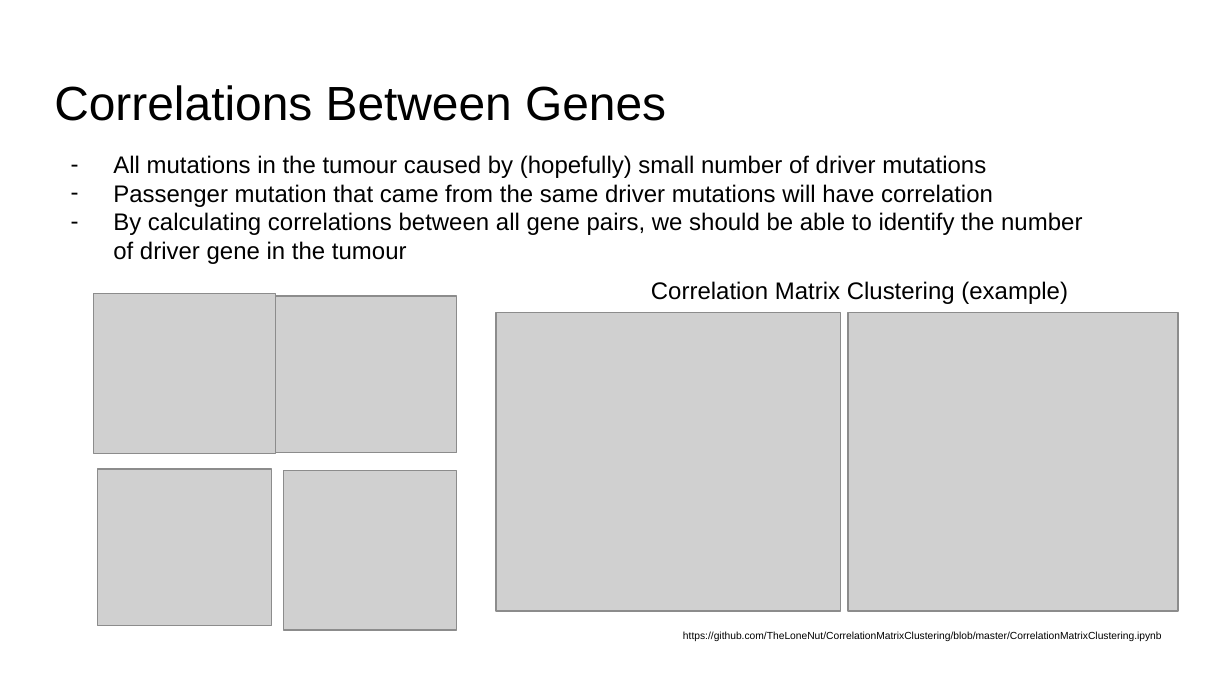
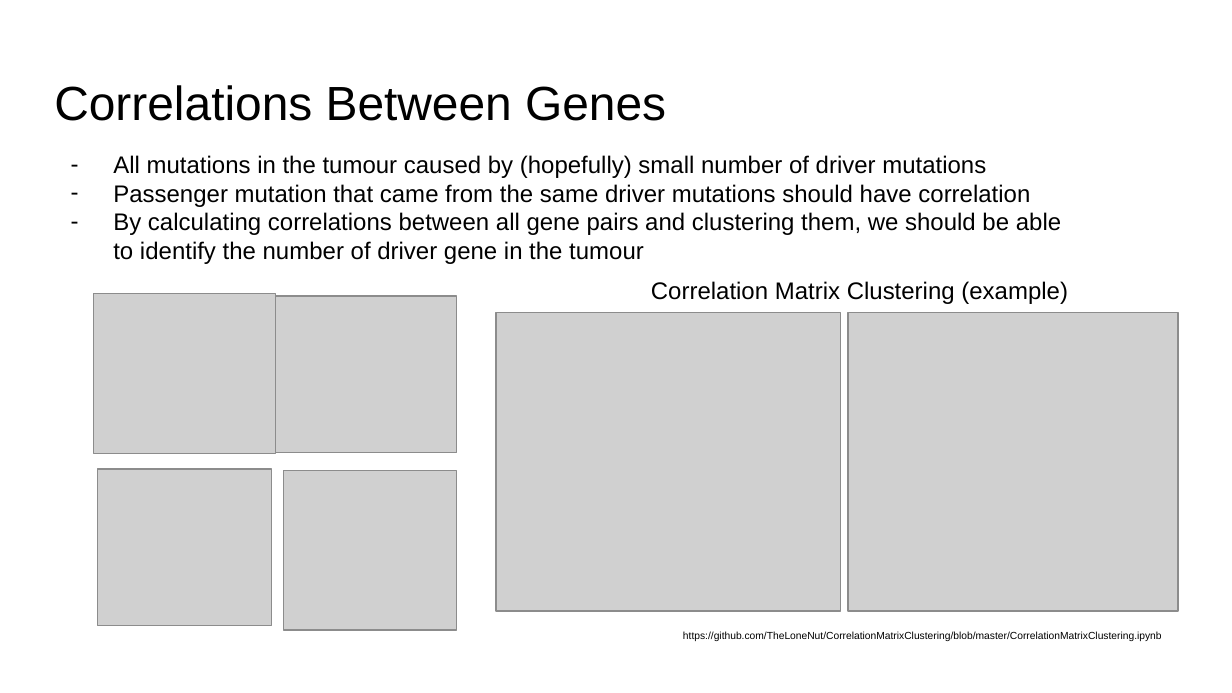
Before and after one commit to SVAI/geviz, a slide deck: slide 7 of GEViz.pptx. Drawn at 1232x693 pixels with LibreOffice and Linux fonts; fonts in the diff are those of the drawing; grey boxes stand for pictures. Boxes give left, top, right and bottom in pixels: in the first picture for what was removed or moved away, otherwise in the second. Text is boxed around its words. In the diff, an @@ line names an element or a change of style, - is before the commit and + after.

Commit message:
Update presentation

```diff
--- a/GEViz.pptx
+++ b/GEViz.pptx
@@ text at (113, 184, 1061, 264): text changed @@
-– Passenger mutation that came from the same driver mutations will have correlation
-– By calculating correlations between all gene pairs, we should be able to identify the number of driver gene in the tumour
+– Passenger mutation that came from the same driver mutations should have correlation
+– By calculating correlations between all gene pairs and clustering them, we should be able to identify the number of driver gene in the tumour
```
Also in this commit, not shown: 1 other slide changed.
